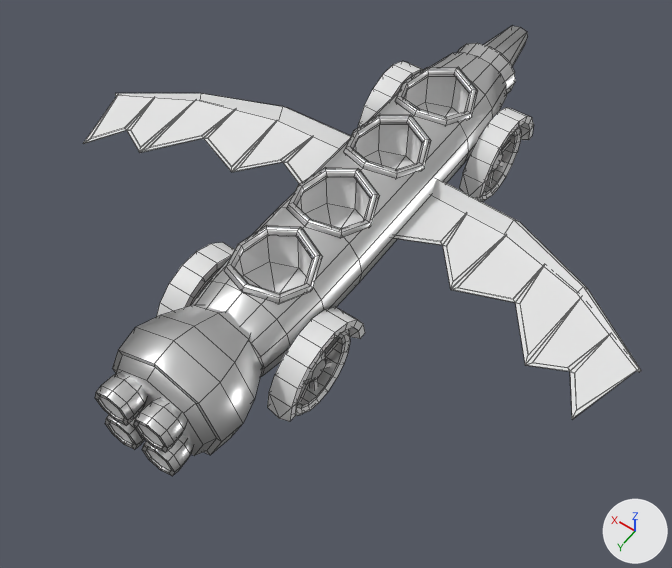
An edit to the FBX model Hussy Hicks - I am not a dog/Assets/3 - I Am Not A Dog/Models/Hussy HACKS/Hussy Hacks Car.fbx, drawn before and after from the same camera.
Camera for both pictures: a 50 mm lens placed at (-4.91, 6.64, 9.54), pointed at (-0.3, 0.17, -0.62). The lights are fixed; the arrows at lower right show +X, +Y and +Z. Mesh edges are drawn as thin lines. Where no turn or scale is listed for an object, it has been applied to the vertices.

Names of what the first picture shows: 'Hussy Hack Flying Car', 'Wheels_L', 'Wheels_R'.
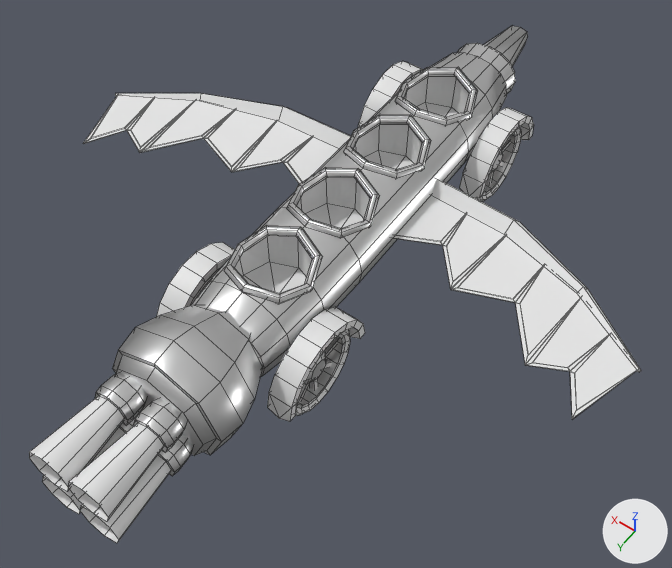
The change in detail:
Material 'Gradient Yellow' (mat_gradient_yellow) is new.
Its base color is (0.8, 0.8, 0.8) (white #e7e7e7).
me_cube_012 has 881 vertices, 865 faces and spans x -4.36..4.36, y -5.47..3.73, z -0.83..0.98.
me_cube_012 is used by ob_hussy_hack_flying_car; location (0.0, 0.0, 0.0).
me_cube_012 part 1: edges marked sharp go from 354 to 386.
Mesh me_cube_001 is new.
It has 64 vertices, 32 faces and spans x -0.593..0.593, y 0.0..0.988, z -0.588..0.588.
It uses material mat_gradient_yellow (white #e7e7e7).
Object 'Car Jet Blast' (ob_car_jet_blast) is new; it shows me_cube_001.
Its location is (-0.02, 3.71, 0.08).

Changed parts and their boxes [x1, y1, x2, y2] in the pictures (672 x 568 px):
'Car Jet Blast', added
    after: [29, 396, 171, 543]
part 1 of me_cube_012, shading changed
    both: [83, 26, 641, 476]
